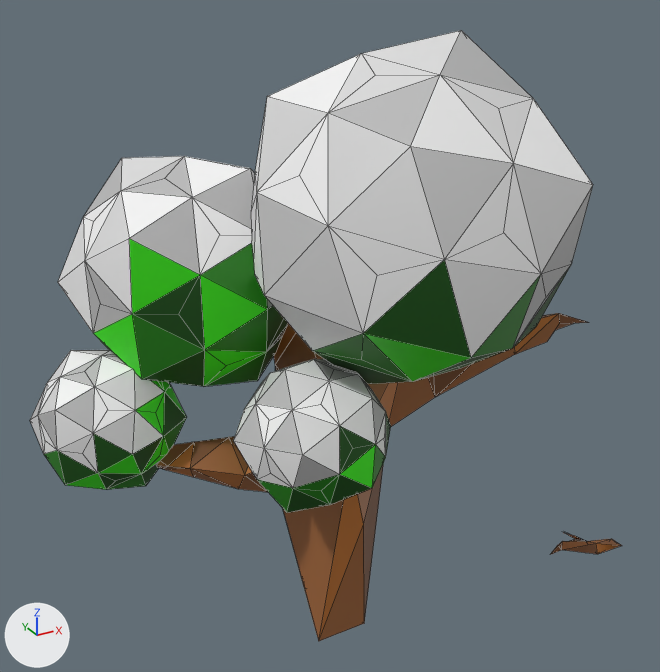
An edit to the FBX model assets/broken_tree.fbx, drawn before and after from the same camera.
Camera for both pictures: a 50 mm lens placed at (-0.15, -0.279, 0.269), pointed at (0.011, 0.013, 0.122). Arrows for +X, +Y and +Z are at lower left; the lights stay in place. Mesh edges are drawn as thin lines. Where no turn or scale is listed for an object, it has been applied to the vertices.

Names of what the first picture shows: 'pPlatonic12'.
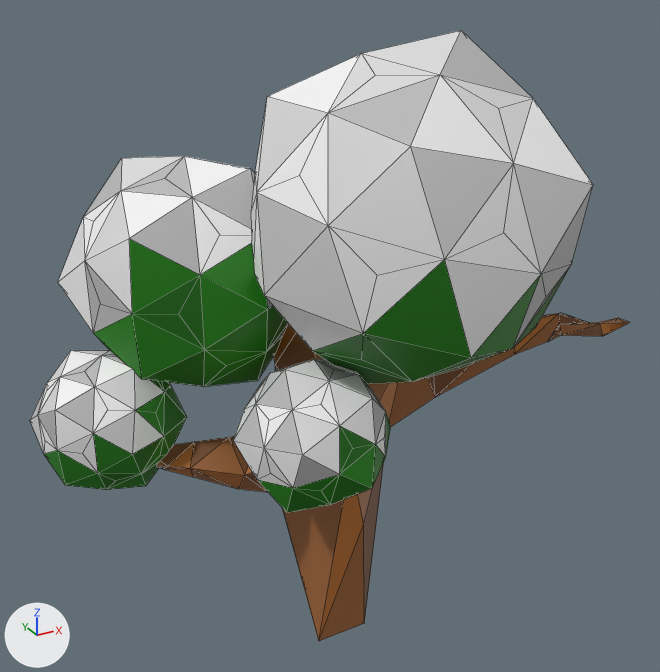
ob_nurbscircle1 is not drawn itself; it is the parent of ob_pplatonic11.

Pixel boxes [x1, y1, x2, y2] of what changed, in the pictures (660 x 672 px):
'pPlatonic12', recoloured: [55, 237, 587, 513] in both
'pPlatonic11', moved, turned: before [550, 532, 622, 555]; after [548, 314, 630, 342]

The edits, one by one:
Material 'btG2' (mat_btg2) changes colour from dark green #0b4b00 to dark green #146b00; in linear values from (0.00338, 0.07, 0.0) to (0.00709, 0.147, 0.0).
Material 'btG3' (mat_btg3) changes colour from green #35e100 to green #1a8000; in linear values from (0.0362, 0.75, 0.0) to (0.0105, 0.217, 0.0).
Object 'nurbsCircle1' (ob_nurbscircle1) moves from (0.127, -0.0288, 0.00668) to (0.111, -0.0288, 0.121).
Object 'nurbsCircle1' (ob_nurbscircle1) turns from (90, 93, 0) to (90, 84, 0) degrees about x, y and z.
